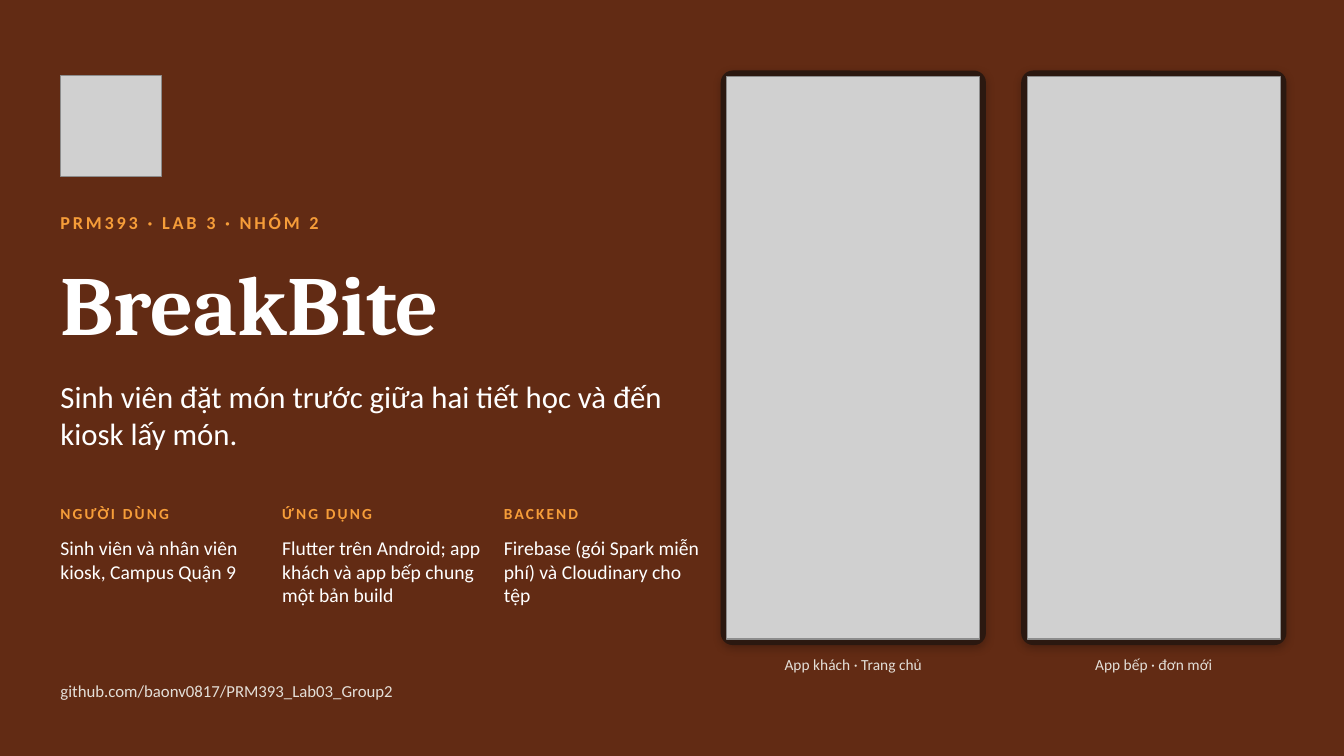
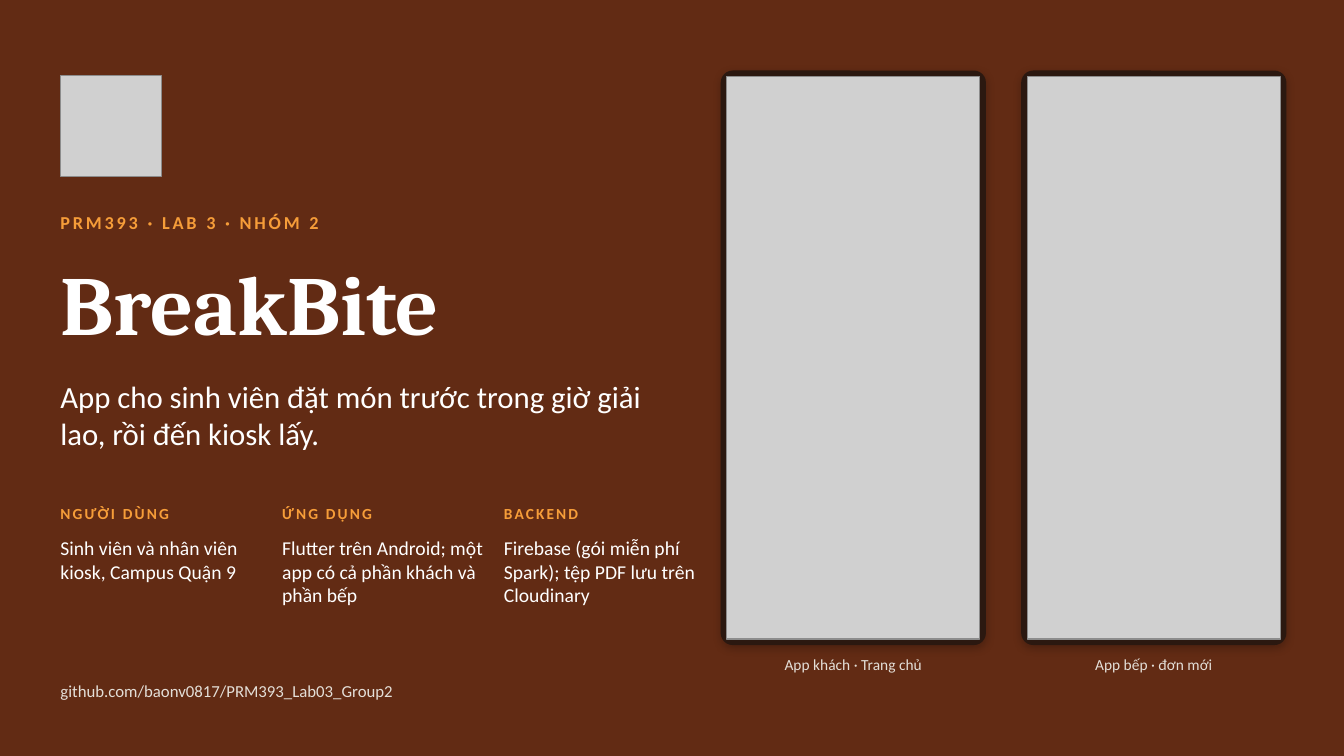
Before and after one commit to baonv0817/PRM393_Lab03_Group2, a slide deck: slide 1 of slides/Lab03_SE193905_slides.pptx. Drawn at 1344x756 pixels with LibreOffice and Linux fonts; fonts in the diff are those of the drawing; grey boxes stand for pictures. Boxes give left, top, right and bottom in pixels: in the first picture for what was removed or moved away, otherwise in the second. Text is boxed around its words. In the diff, an @@ line names an element or a change of style, - is before the commit and + after.

```diff
--- a/slides/Lab03_SE193905_slides.pptx
+++ b/slides/Lab03_SE193905_slides.pptx
@@ text at (x1=60, y1=386, x2=640, y2=450): text changed @@
-Sinh viên đặt món trước giữa hai tiết học và đến kiosk lấy món.
+App cho sinh viên đặt món trước trong giờ giải lao, rồi đến kiosk lấy.
@@ text at (x1=504, y1=539, x2=695, y2=605): text changed @@
-Firebase (gói Spark miễn phí) và Cloudinary cho tệp
+Firebase (gói miễn phí Spark); tệp PDF lưu trên Cloudinary
@@ text at (x1=282, y1=541, x2=483, y2=605): text changed @@
-Flutter trên Android; app khách và app bếp chung một bản build
+Flutter trên Android; một app có cả phần khách và phần bếp
```
Also in this commit, not shown: 14 other slides changed, 2 other files.
